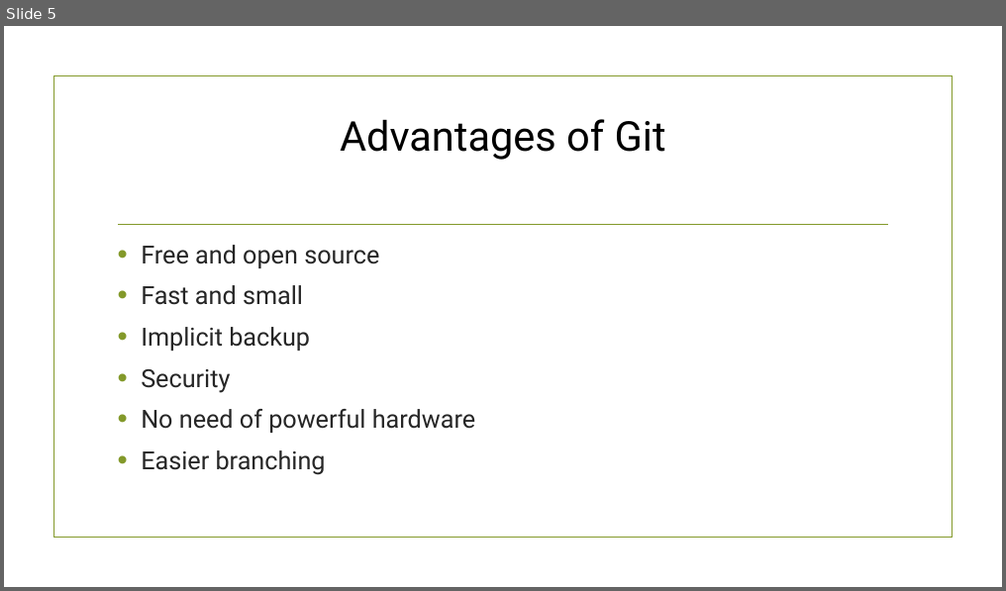
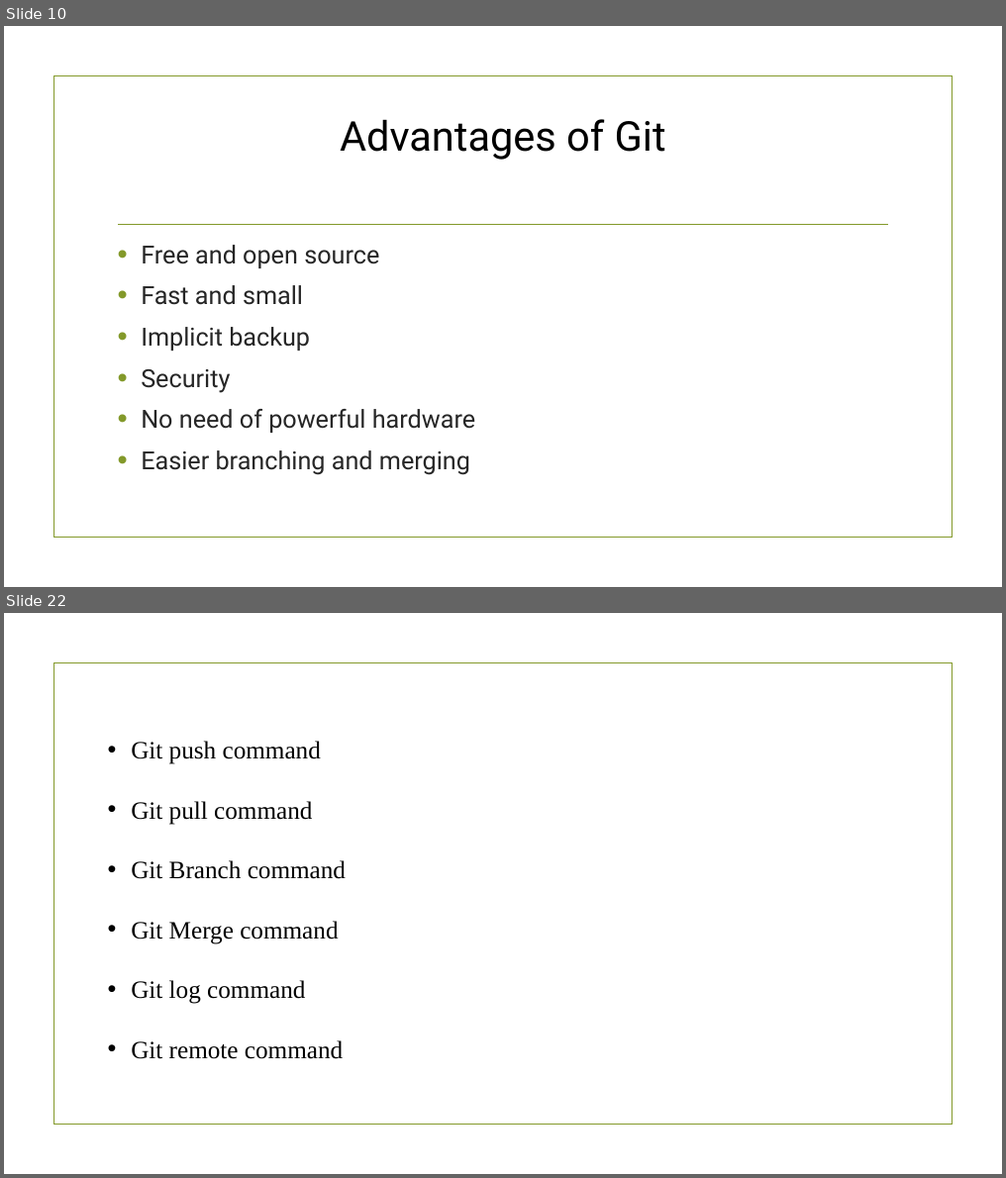
Before and after one commit to amishagupta-11/LearnGit, a slide deck: git.pptx. Shown one above the other, each under a label of ours: slide 5 before the commit, slides 10 and 22 after it; the slides between them are not shown. The pictures are 1006x591 and 1006x1178 pixels, drawn with LibreOffice and Linux fonts; fonts in the diff are those of the drawing; background and template pictures are left out. Boxes give left, top, right and bottom in pixels: in the first picture for what was removed or moved away, otherwise in the second. Text is boxed around its words. In the diff, an @@ line names an element or a change of style, - is before the commit and + after.

```diff
--- a/git.pptx
+++ b/git.pptx
@@ slide 22 added at (4, 613, 1002, 1174), background picture (left out); not listed: 1 template element that a slide beside it also shows @@
@@ text added at (131, 741, 346, 1059), 24 pt, text #000000 @@
+• Git push command
+• Git pull command
+• Git Branch command
+• Git Merge command
+• Git log command
+• Git remote command
@@ what was slide 5 is now slide 10 @@
@@ slide 10 changed as well @@
@@ text at (141, 451, 470, 475): text changed @@
-• Easier branching
+• Easier branching and merging
```
Also in this commit, not shown: 6 other slides changed, 33 other slides added.
